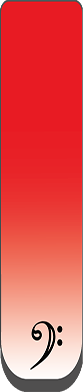
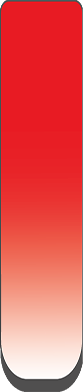
The second 84x392 image is a revision of the first. Changes to its layers:
painted on "Layer 0" over [29, 319, 64, 372]
